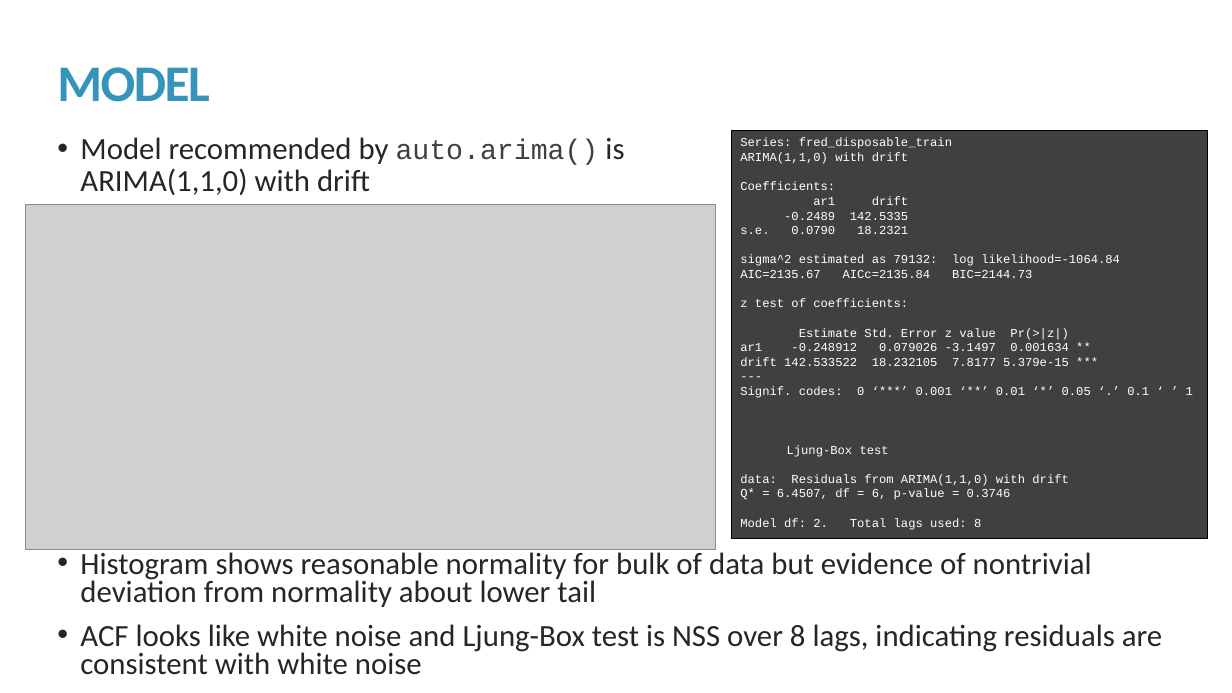
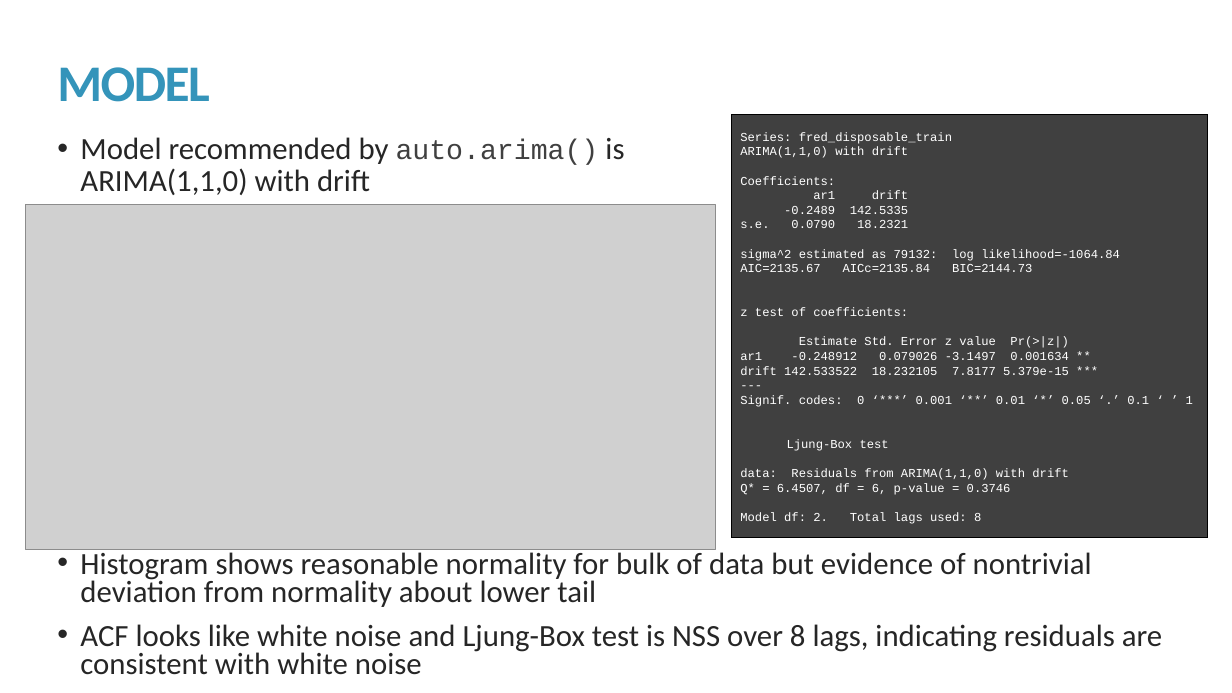
Before and after one commit to kmprioliPROF/MAT_8444_Final_Project, a slide deck: slide 8 of Prioli_Final_Proj.pptx. Drawn at 1232x693 pixels with LibreOffice and Linux fonts; fonts in the diff are those of the drawing; grey boxes stand for pictures. Boxes give left, top, right and bottom in pixels: in the first picture for what was removed or moved away, otherwise in the second. Text is boxed around its words. In the diff, an @@ line names an element or a change of style, - is before the commit and + after.

```diff
--- a/Prioli_Final_Proj.pptx
+++ b/Prioli_Final_Proj.pptx
@@ rectangle "Series: fred_disposable_train": place and size @@
-rectangle "Series: fred_disposable_train" at (731,130,1208,539)
+rectangle "Series: fred_disposable_train" at (731,115,1208,538)
@@ rectangle "Series: fred_disposable_train" at (731,115,1208,538): vertical alignment top to middle @@
```
Also in this commit, not shown: 8 other slides changed.
